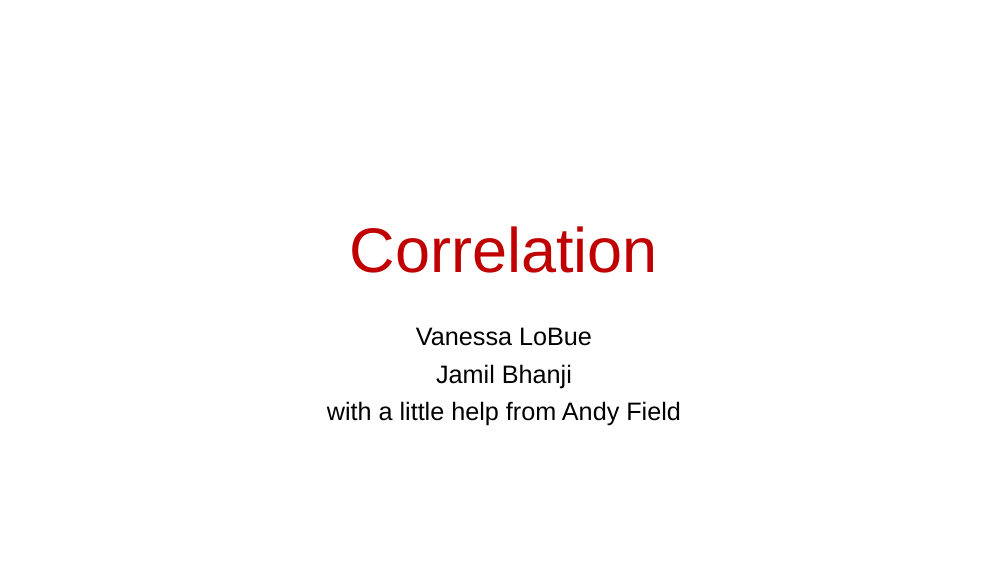
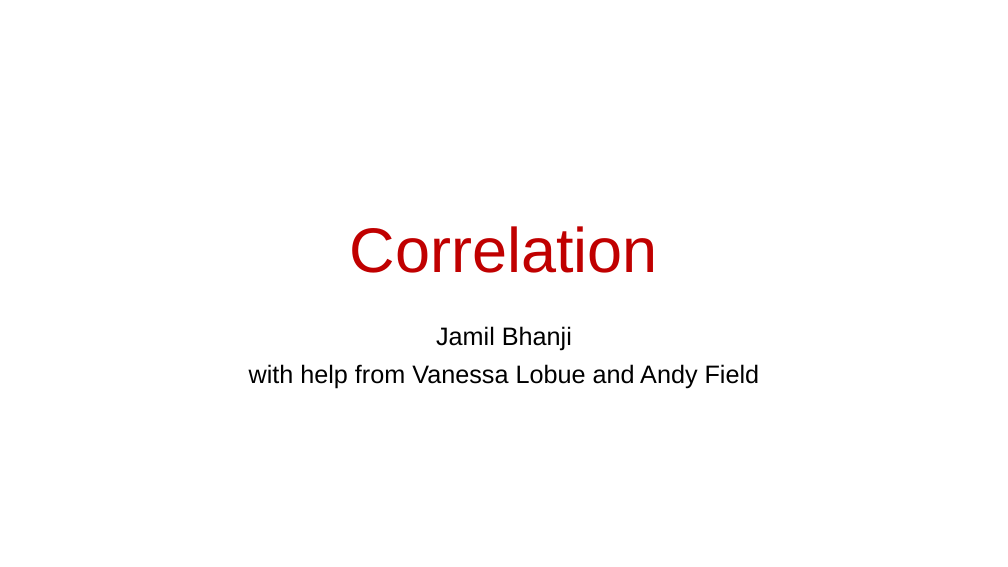
Before and after one commit to scream104/psych596, a slide deck: slide 1 of lecture-slides_upload/lecture/05_Statistical Methods_Association Between Groups_update2022.pptx. Drawn at 1008x567 pixels with LibreOffice and Linux fonts; fonts in the diff are those of the drawing. Boxes give left, top, right and bottom in pixels: in the first picture for what was removed or moved away, otherwise in the second. Text is boxed around its words. In the diff, an @@ line names an element or a change of style, - is before the commit and + after.

```diff
--- a/lecture-slides_upload/lecture/05_Statistical Methods_Association Between Groups_update2022.pptx
+++ b/lecture-slides_upload/lecture/05_Statistical Methods_Association Between Groups_update2022.pptx
@@ subtitle at (416, 327, 592, 346): paragraph removed @@
-Vanessa LoBue
@@ subtitle at (249, 364, 760, 388): text changed @@
-with a little help from Andy Field
+with help from Vanessa Lobue and Andy Field
```
Also in this commit, not shown: 1 other slide changed, 9 other files.
